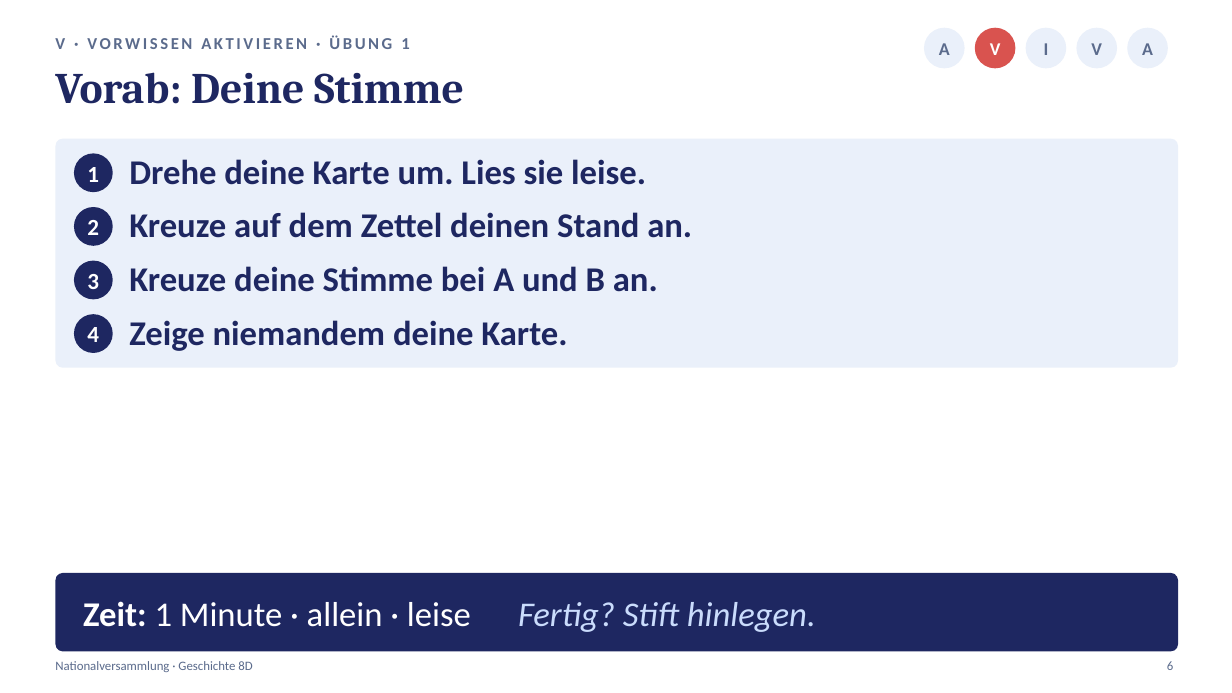
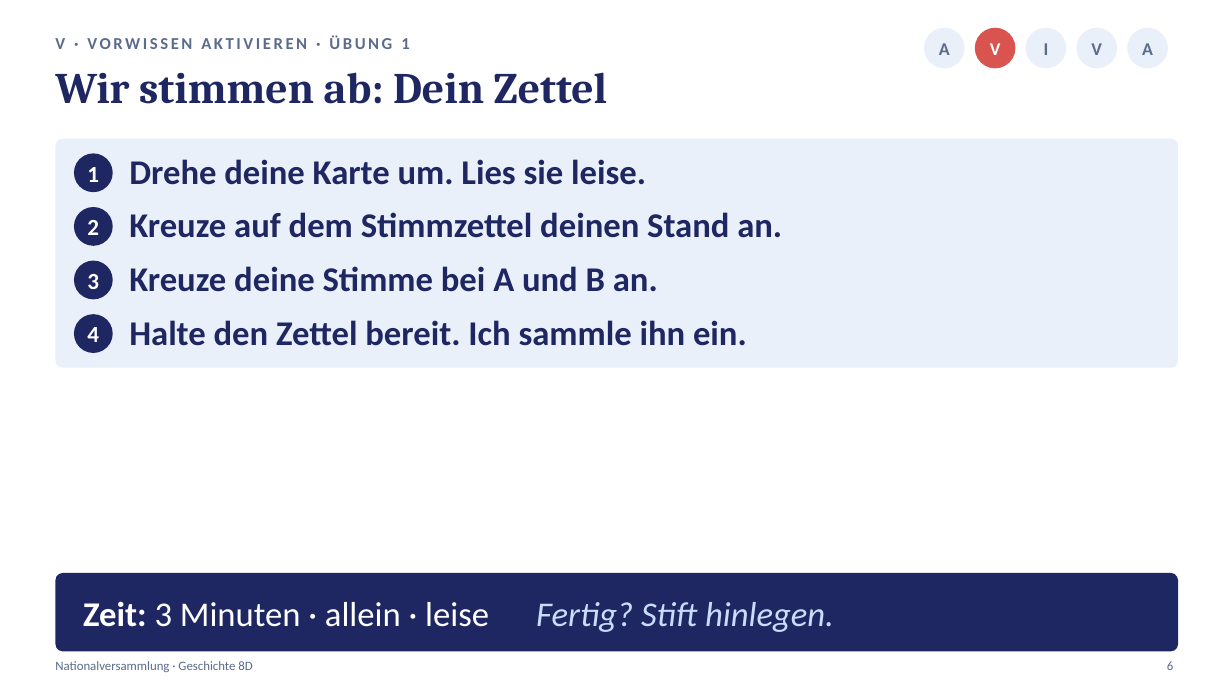
Before and after one commit to golzkonstantin-gif/Schule, a slide deck: slide 6 of Geschichte_8D/Stunde2_Nationalversammlung/Praesentation_Stunde2_Nationalversammlung_8D.pptx. Drawn at 1232x693 pixels with LibreOffice and Linux fonts; fonts in the diff are those of the drawing. Boxes give left, top, right and bottom in pixels: in the first picture for what was removed or moved away, otherwise in the second. Text is boxed around its words. In the diff, an @@ line names an element or a change of style, - is before the commit and + after.

```diff
--- a/Geschichte_8D/Stunde2_Nationalversammlung/Praesentation_Stunde2_Nationalversammlung_8D.pptx
+++ b/Geschichte_8D/Stunde2_Nationalversammlung/Praesentation_Stunde2_Nationalversammlung_8D.pptx
@@ text at (55, 72, 608, 104): text changed @@
-Vorab: Deine Stimme
+Wir stimmen ab: Dein Zettel
@@ text at (129, 212, 782, 238): text changed @@
-Kreuze auf dem Zettel deinen Stand an.
+Kreuze auf dem Stimmzettel deinen Stand an.
@@ text at (129, 320, 747, 346): text changed @@
-Zeige niemandem deine Karte.
+Halte den Zettel bereit. Ich sammle ihn ein.
@@ text at (83, 601, 834, 632): text changed @@
-Zeit: 1 Minute · allein · leise Fertig? Stift hinlegen.
+Zeit: 3 Minuten · allein · leise Fertig? Stift hinlegen.
```
Also in this commit, not shown: 11 other slides changed, 1 slide removed, 18 other files.
